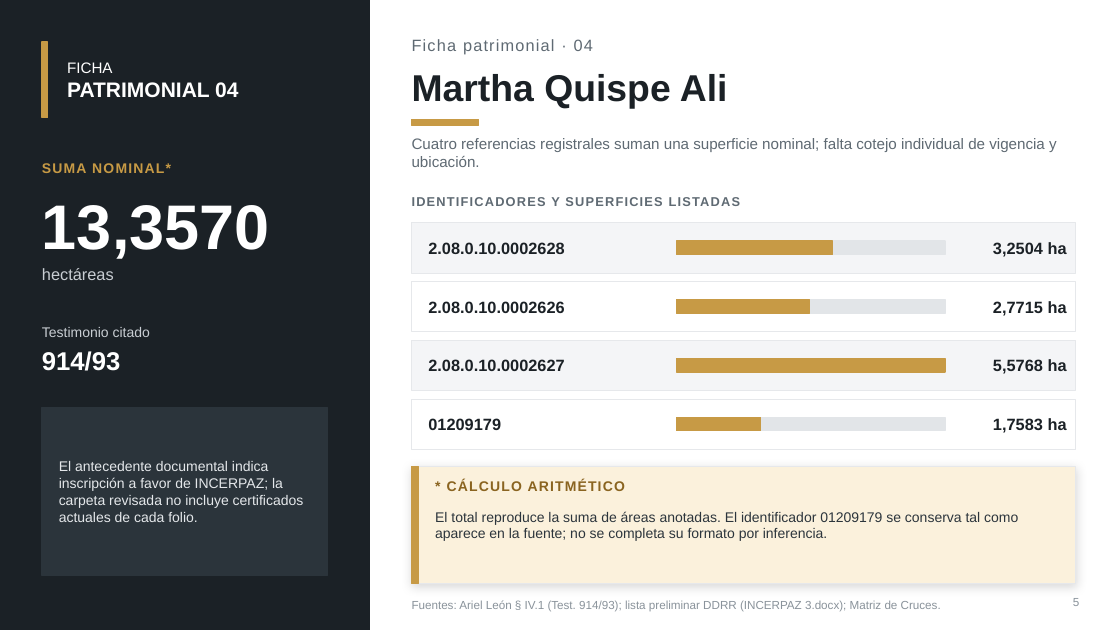
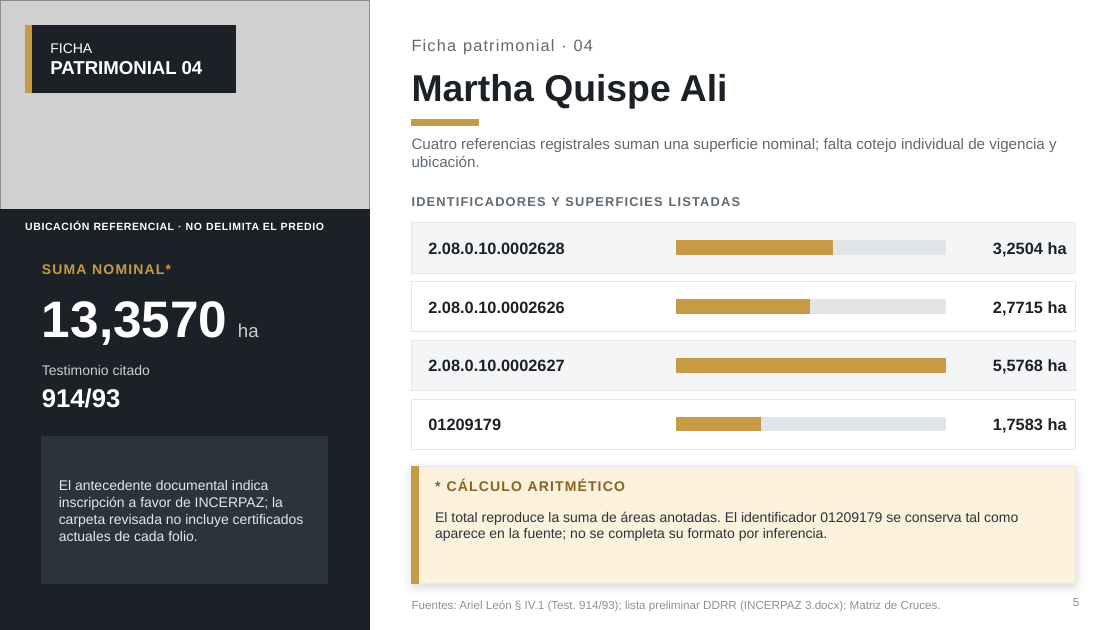
Before and after one commit to hugop1006-cpu/incerpaz-la-gran-obra, a slide deck: slide 5 of Informe_5_Casos_Patrimoniales_Viacha_2026_v2.pptx. Drawn at 1120x630 pixels with LibreOffice and Linux fonts; fonts in the diff are those of the drawing; grey boxes stand for pictures. Boxes give left, top, right and bottom in pixels: in the first picture for what was removed or moved away, otherwise in the second. Text is boxed around its words. In the diff, an @@ line names an element or a change of style, - is before the commit and + after.

```diff
--- a/Informe_5_Casos_Patrimoniales_Viacha_2026_v2.pptx
+++ b/Informe_5_Casos_Patrimoniales_Viacha_2026_v2.pptx
@@ picture added at [0, 0, 370, 244] @@
@@ rectangle: place and size @@
-rectangle at [42, 42, 48, 118]
+rectangle at [25, 25, 31, 92]
@@ rectangle: place and size @@
-rectangle at [42, 42, 328, 118]
+rectangle at [25, 25, 235, 92]
@@ text "FICHA": place and size @@
-text "FICHA" at [67, 62, 238, 97]
+text "FICHA" at [50, 43, 203, 74]
@@ text "FICHA" at [50, 43, 203, 74]: size 13 to 12 pt in "FICHA"; size 18 to 16 pt in "PATRIMONIAL 04" @@
@@ rectangle added at [0, 210, 370, 244], fill #1B2126, outline #1B2126 1 pt @@
@@ text added at [25, 222, 324, 230], 9 pt, text #FFFFFF, bold @@
+UBICACIÓN REFERENCIAL · NO DELIMITA EL PREDIO
@@ text "SUMA NOMINAL*": place and size @@
-text "SUMA NOMINAL*" at [42, 163, 171, 173]
+text "SUMA NOMINAL*" at [42, 264, 171, 274]
@@ text removed at [42, 268, 114, 280] @@
-hectáreas
@@ text at [42, 301, 259, 345]: text changed; size 54 to 44 pt @@
-13,3570
+13,3570 ha
@@ text "Testimonio citado": place and size @@
-text "Testimonio citado" at [42, 327, 150, 337]
+text "Testimonio citado" at [42, 365, 150, 375]
@@ text "914/93": place and size @@
-text "914/93" at [42, 351, 120, 371]
+text "914/93" at [42, 388, 120, 408]
@@ rectangle: place and size @@
-rectangle at [42, 408, 328, 576]
+rectangle at [42, 437, 328, 584]
@@ text "El antecedente documental indica inscripción ...": place and size @@
-text "El antecedente documental indica inscripción ..." at [59, 461, 304, 522]
+text "El antecedente documental indica inscripción ..." at [59, 480, 304, 541]
```
Also in this commit, not shown: 2 other slides changed.
